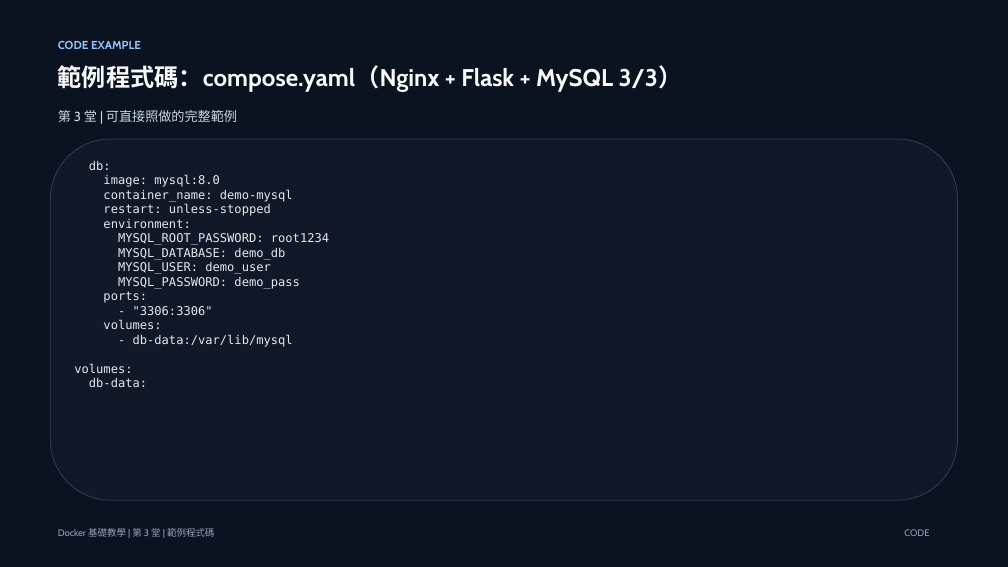
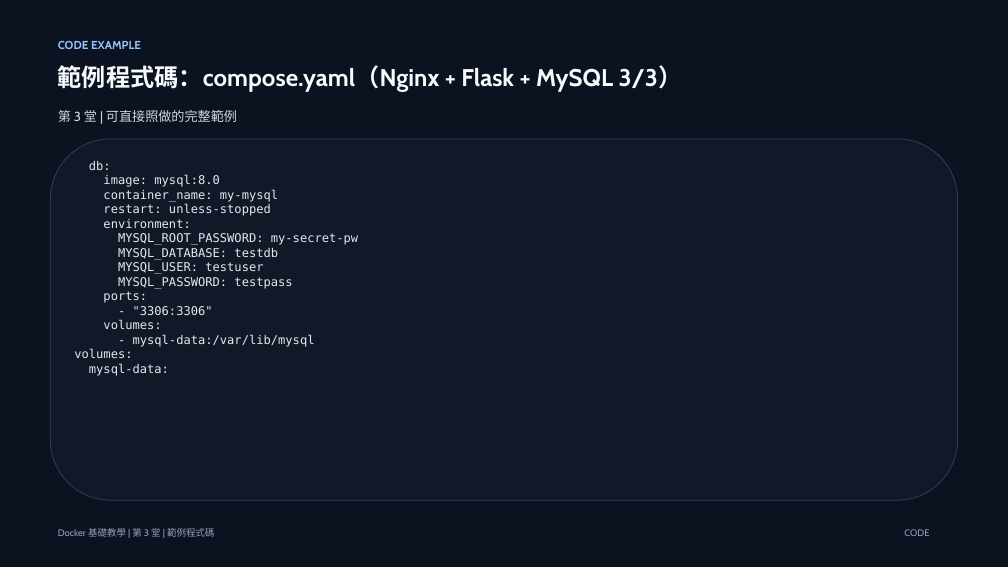
Before and after one commit to lalalalaluk/docker-practice, a slide deck: slide 40 of slides/docker-session3-mysql-compose.pptx. Drawn at 1008x567 pixels with LibreOffice and Linux fonts; fonts in the diff are those of the drawing. Boxes give left, top, right and bottom in pixels: in the first picture for what was removed or moved away, otherwise in the second. Text is boxed around its words. In the diff, an @@ line names an element or a change of style, - is before the commit and + after.

```diff
--- a/slides/docker-session3-mysql-compose.pptx
+++ b/slides/docker-session3-mysql-compose.pptx
@@ text at (103,189,278,202): text changed @@
-container_name: demo-mysql
+container_name: my-mysql
@@ text at (118,233,358,289): text changed @@
-MYSQL_ROOT_PASSWORD: root1234
-MYSQL_DATABASE: demo_db
-MYSQL_USER: demo_user
-MYSQL_PASSWORD: demo_pass
+MYSQL_ROOT_PASSWORD: my-secret-pw
+MYSQL_DATABASE: testdb
+MYSQL_USER: testuser
+MYSQL_PASSWORD: testpass
@@ text at (133,334,315,347): text changed @@
-- db-data:/var/lib/mysql
+- mysql-data:/var/lib/mysql
@@ text at (89,363,169,376): text changed @@
-db-data:
+mysql-data:
```
Also in this commit, not shown: 21 other slides changed, 4 other files.
